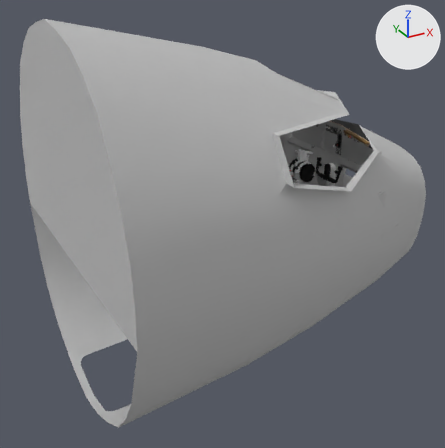
The glTF model b736/cockpit.glb as it was, and as the next commit left it.
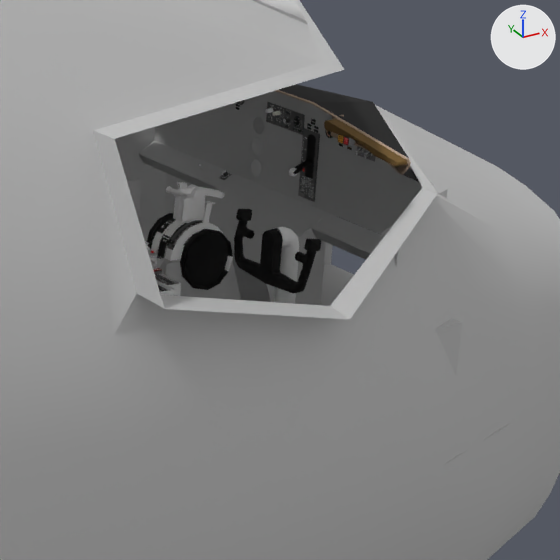
Each version is shown whole from a camera (50 mm lens) standing at (10.61, -4.72, 2.63) and looking at (13.22, 0.04, 0.25), then close up on the part from 55% to 93% of the width and 21% to 59% of the height. The axes (+X, +Y, +Z) are drawn at upper right. The lights are the same throughout. The last two pictures show the newer version. Vertices at exactly the same position are counted once.

Before the edit, the objects in view are built like this:
```python
me_anim811 = bpy.data.meshes.new('anim811')
me_anim811.from_pydata(...)  # 92 vertices, 151 faces; spans x 14.036..14.111, y -0.52..-0.461, z 0.235..0.888
me_anim811.materials.append(mat_mat_007)  # white #e7e7e7
me_body = bpy.data.meshes.new('body')
me_body.from_pydata(...)  # 12976 vertices, 23384 faces; spans x 11.74..15.23, y -1.51..1.55, z -1.23..2.2
me_body.materials.append(mat_cent_panel_png)
me_body.materials.append(mat_lights_png)
me_body.materials.append(mat_mat)  # white #ffffff
me_body.materials.append(mat_737_panel_png)
me_body.materials.append(mat_mat_001)  # white #fffff2
me_body.materials.append(mat_mat_002)  # red #ff000a
me_body.materials.append(mat_mat_003)  # light grey #c1c1c1
me_body.materials.append(mat_du_panel_png)
me_body.materials.append(mat_digits2_png)
me_body.materials.append(mat_oh_panel_png)
me_body.materials.append(mat_mat_004)  # brown #74592c
me_body.materials.append(mat_mat_005)  # black #000000
me_body.materials.append(mat_mat_006)  # beige #b79f8b
me_gear = bpy.data.meshes.new('gear')
me_gear.from_pydata(...)  # 380 vertices, 744 faces; spans x 13.423..14.448, y -0.091..0.226, z 0.559..1.051
# faces by material slot: [152, 12, 32, 548]
me_gear.materials.append(mat_737_panel_png)
me_gear.materials.append(mat_lights_png)
me_gear.materials.append(mat_mat)  # white #ffffff
me_gear.materials.append(mat_mat_005)  # black #000000
ob_anim811 = bpy.data.objects.new('anim811', me_anim811)
ob_anim811.location = (0.0, 0.0, 0.0)
ob_body = bpy.data.objects.new('body', me_body)
ob_body.location = (0.0, 0.0, 0.0)
ob_gear = bpy.data.objects.new('gear', me_gear)
ob_gear.location = (0.0, 0.0, 0.0)
# also in view: 'anim819' at (14.03, -0.49, 0.81)
```
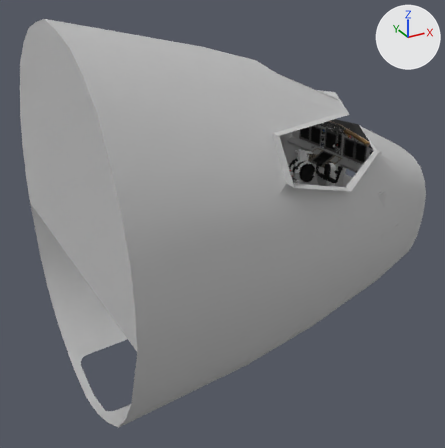
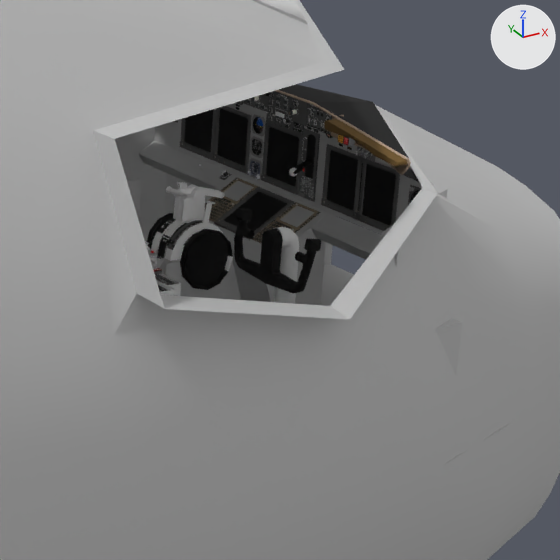
What differs and where, as boxes (x1, y1, x2, y2) in the close-ups (560 x 560 px):
'anim1337', added: after (251, 162, 259, 175)
'anim1335', added: after (256, 118, 263, 132)
part 1 of me_body, added: after (239, 91, 310, 126)
part 2 of me_body, built on: before (181, 112, 363, 198); after (173, 93, 422, 244)

The change in detail:
Picture 'vor.webp' (img_vor_webp) is new.
Picture 'efis-frame.webp' (img_efis_frame_webp) is new.
Picture 'cdu.webp' (img_cdu_webp) is new.
Picture 'altasi.webp' (img_altasi_webp) is new.
Picture 'clock.webp' (img_clock_webp) is new.
Picture 'EFIS.webp' (img_efis_webp) is new.
Picture 'autopilot-pnl.webp' (img_autopilot_pnl_webp) is new.
Picture 'ati.webp' (img_ati_webp) is new.
Material 'mat.009' (mat_mat_009) is new.
Its base color is (1.0, 0.788, 0.0208) (yellow #ffe628).
Its roughness is 1.0.
Material 'vor.png' (mat_vor_png) is new.
Uses the picture img_vor_webp.
Material 'efis-frame.png' (mat_efis_frame_png) is new.
Uses the picture img_efis_frame_webp.
Material 'cdu.png' (mat_cdu_png) is new.
Uses the picture img_cdu_webp.
Material 'digits2.png.001' (mat_digits2_png_001) is new.
Uses the picture img_digits2_webp.
Material 'efis-frame.png.002' (mat_efis_frame_png_002) is new.
Uses the picture img_efis_frame_webp.
Material 'altasi.png' (mat_altasi_png) is new.
Uses the picture img_altasi_webp.
Material 'clock.png' (mat_clock_png) is new.
Uses the picture img_clock_webp.
Material 'EFIS.png' (mat_efis_png) is new.
Uses the picture img_efis_webp.
Material 'efis-frame.png.001' (mat_efis_frame_png_001) is new.
Uses the picture img_efis_frame_webp.
Material 'autopilot-pnl.png' (mat_autopilot_pnl_png) is new.
Uses the picture img_autopilot_pnl_webp.
Material 'ati.png' (mat_ati_png) is new.
Uses the picture img_ati_webp.
me_body is used by ob_body; location (0.0, 0.0, 0.0).
me_body had 12976 vertices, 23384 faces and spanned x 11.74..15.23, y -1.51..1.55, z -1.23..2.2.
me_body now has 20072 vertices, 34190 faces and spans x 11.74..15.23, y -1.51..1.55, z -1.23..2.2.
me_body part 1: a new loose piece, a box spanning x 14.318..14.328, y -0.24..0.28, z 1.08..1.149, in mat_autopilot_pnl_png.
me_body part 2: 39 vertices moved within x 13.61..14.45, y -0.38..0.34, z 0.63..1.6; 5426 vertices added at x 14.27..14.5, y -0.65..0.67, z 0.69..1.14.
Other edits to the shape of me_body do not show in these pictures.
me_body gains material mat_efis_frame_png.
me_body gains material mat_efis_frame_png_001.
me_body gains material mat_efis_frame_png_002.
me_body gains material mat_autopilot_pnl_png.
me_body gains material mat_digits2_png_001.
me_body gains material mat_mat_007 (white #e7e7e7).
me_body gains material mat_efis_png.
me_body gains material mat_cdu_png.
me_body gains material mat_clock_png.
me_body gains material mat_mat_008 (grey #959595).
me_body gains material mat_mat_009 (yellow #ffe628).
me_body gains material mat_vor_png.
me_body gains material mat_altasi_png.
Mesh me_anim1337 is new.
It has 21 vertices, 20 faces and spans x 14.4483..14.4485, y 0.1245..0.1681, z 0.8135..0.8571.
It uses material mat_vor_png.
Mesh me_anim1335 is new.
It is a UV sphere (20 segments, 10 rings, poles along y) spanning x 14.4485..14.5075, y 0.1165..0.1755, z 0.9455..1.0045.
It uses material mat_ati_png.
Object 'anim1337' (ob_anim1337) is new; it shows me_anim1337.
Its location is (0.0, 0.0, 0.0).
Object 'anim1335' (ob_anim1335) is new; it shows me_anim1335.
Its location is (0.0, 0.0, 0.0).
